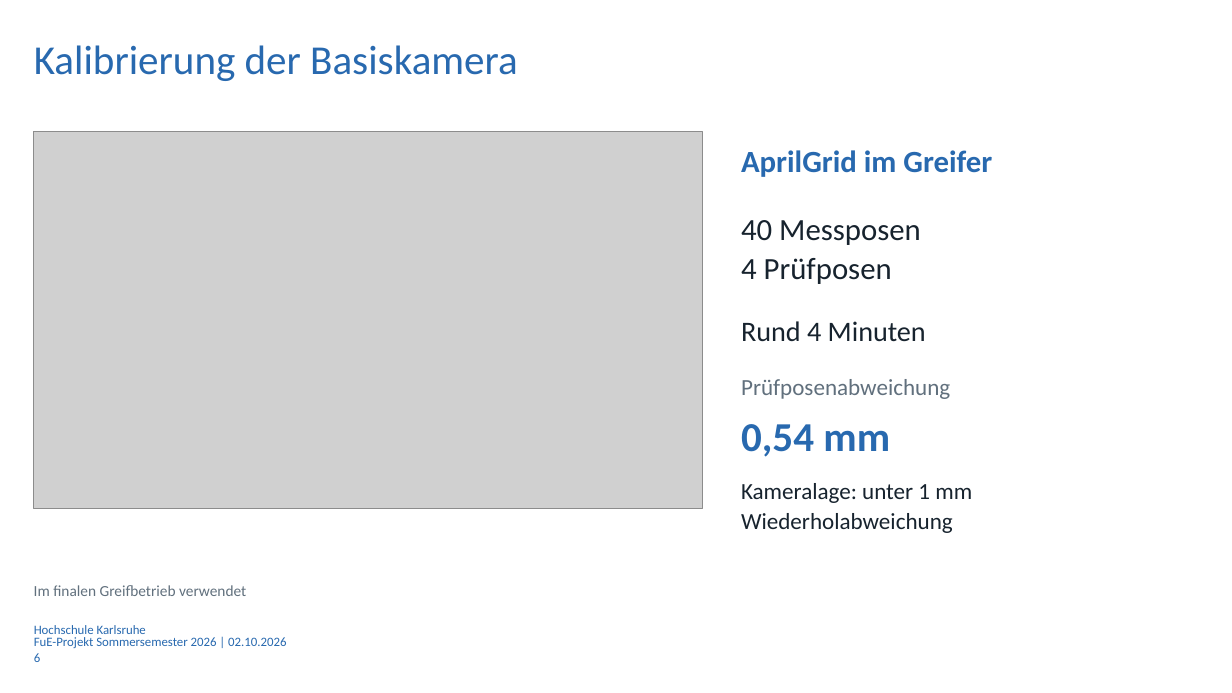
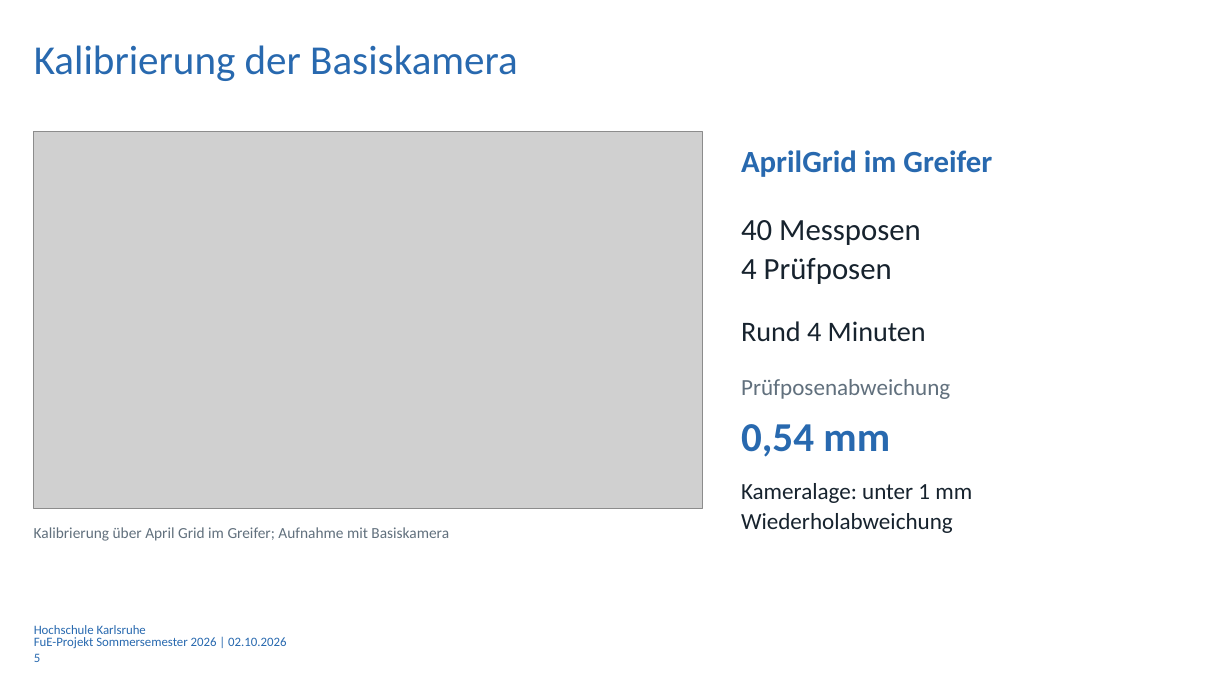
Before and after one commit to Luze212/roboter_tetris, a slide deck: slide 5 of Projektbericht/Presentation/Abschlussprasentation_RoboterTetris_V01.pptx (slide 6 before the commit). Drawn at 1232x693 pixels with LibreOffice and Linux fonts; fonts in the diff are those of the drawing; grey boxes stand for pictures; background and template pictures are left out. Boxes give left, top, right and bottom in pixels: in the first picture for what was removed or moved away, otherwise in the second. Text is boxed around its words. In the diff, an @@ line names an element or a change of style, - is before the commit and + after.

```diff
--- a/Projektbericht/Presentation/Abschlussprasentation_RoboterTetris_V01.pptx
+++ b/Projektbericht/Presentation/Abschlussprasentation_RoboterTetris_V01.pptx
@@ text at box(34, 527, 449, 541): text changed @@
-Im finalen Greifbetrieb verwendet
+Kalibrierung über April Grid im Greifer; Aufnahme mit Basiskamera
@@ page number at box(34, 653, 40, 662): text changed @@
-6
+5
```
Also in this commit, not shown: 6 other slides changed, 1 slide removed, 3 other files.
